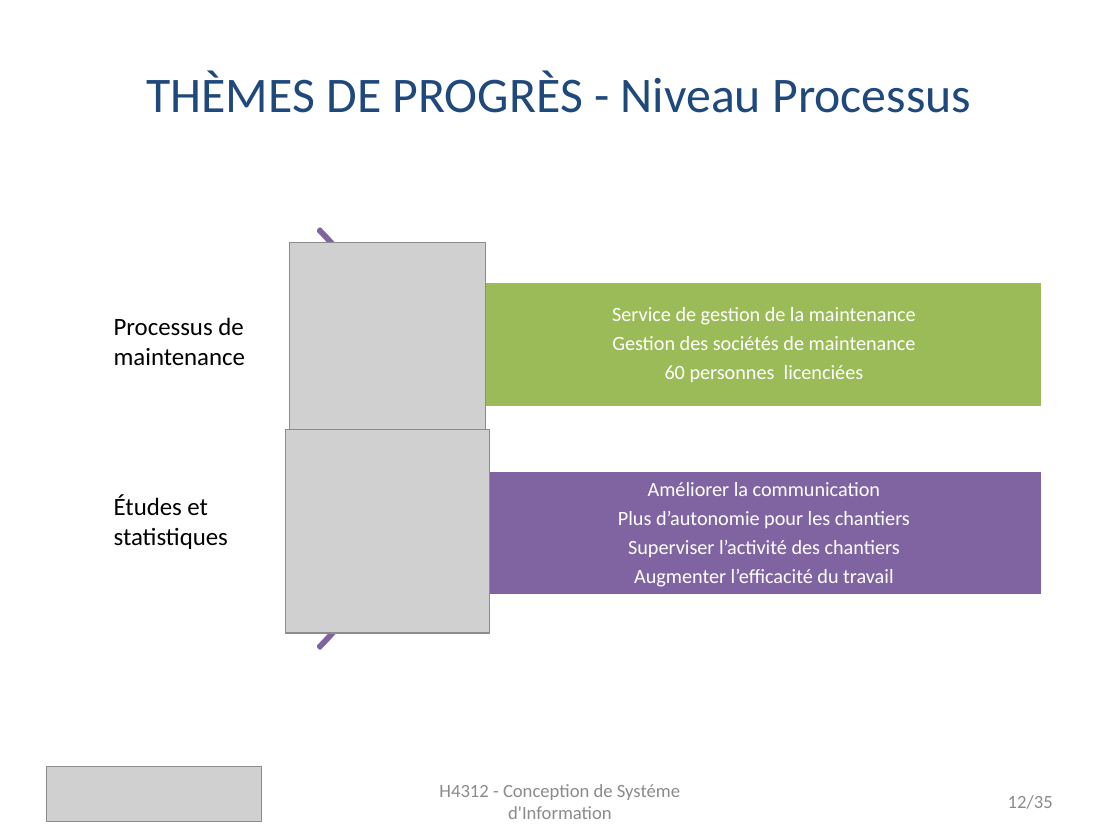
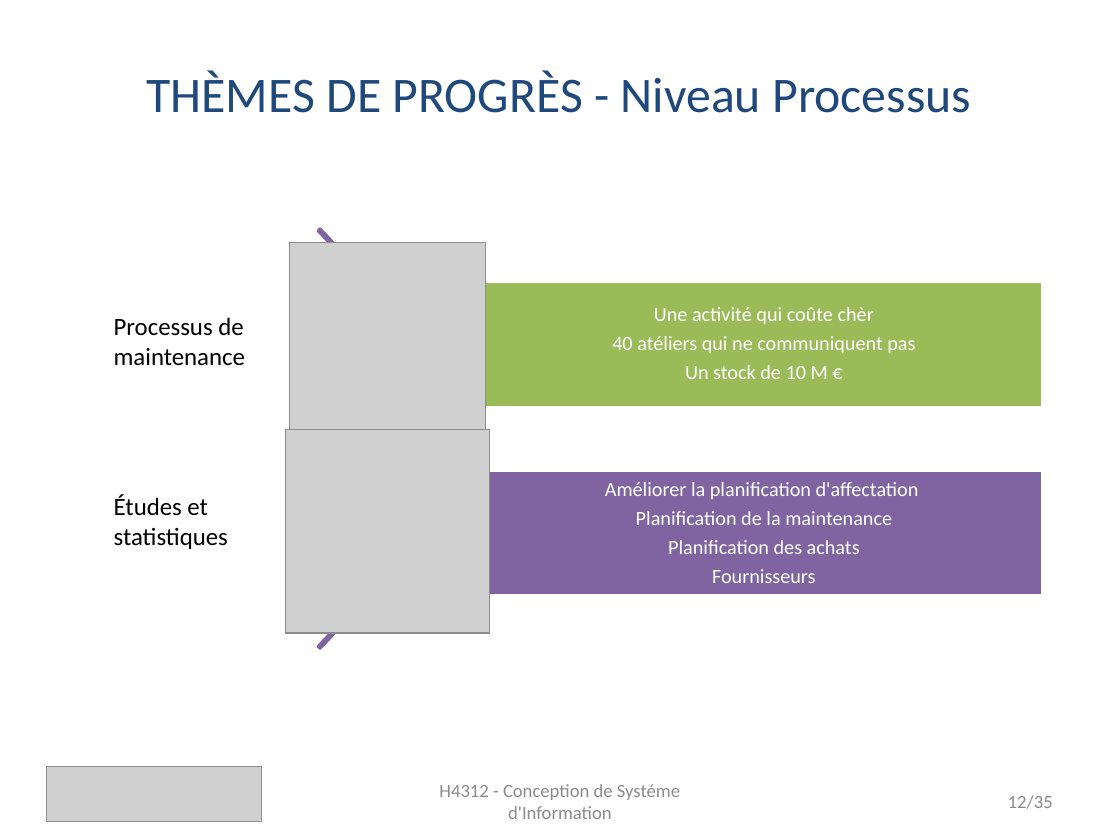
Before and after one commit to monicaGolumbeanu/GSTP, a slide deck: slide 12 of rapports/presentation/presentationFinale.pptx. Drawn at 1120x840 pixels with LibreOffice and Linux fonts; fonts in the diff are those of the drawing; grey boxes stand for pictures. Boxes give left, top, right and bottom in pixels: in the first picture for what was removed or moved away, otherwise in the second. Text is boxed around its words. In the diff, an @@ line names an element or a change of style, - is before the commit and + after.

Commit message:
slides de Stefana modifies

```diff
--- a/rapports/presentation/presentationFinale.pptx
+++ b/rapports/presentation/presentationFinale.pptx
@@ text at (x1=612, y1=307, x2=915, y2=379): text changed @@
-Service de gestion de la maintenance
-Gestion des sociétés de maintenance
-60 personnes licenciées
+Une activité qui coûte chèr
+40 atéliers qui ne communiquent pas
+Un stock de 10 M €
@@ text at (x1=605, y1=482, x2=919, y2=583): text changed @@
-Améliorer la communication
-Plus d’autonomie pour les chantiers
-Superviser l’activité des chantiers
-Augmenter l’efficacité du travail
+Améliorer la planification d'affectation
+Planification de la maintenance
+Planification des achats
+Fournisseurs
```
Also in this commit, not shown: 1 other file.
